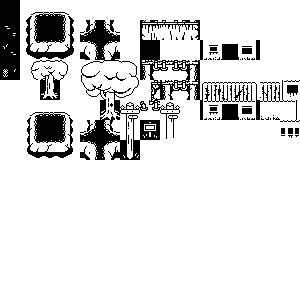
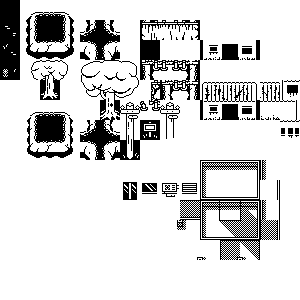
Before/after of a 300×300 layered artwork. What changed in the layer stack:
renamed "Layer 52" to "Layer 85", painted on it over (123, 160, 280, 260)
